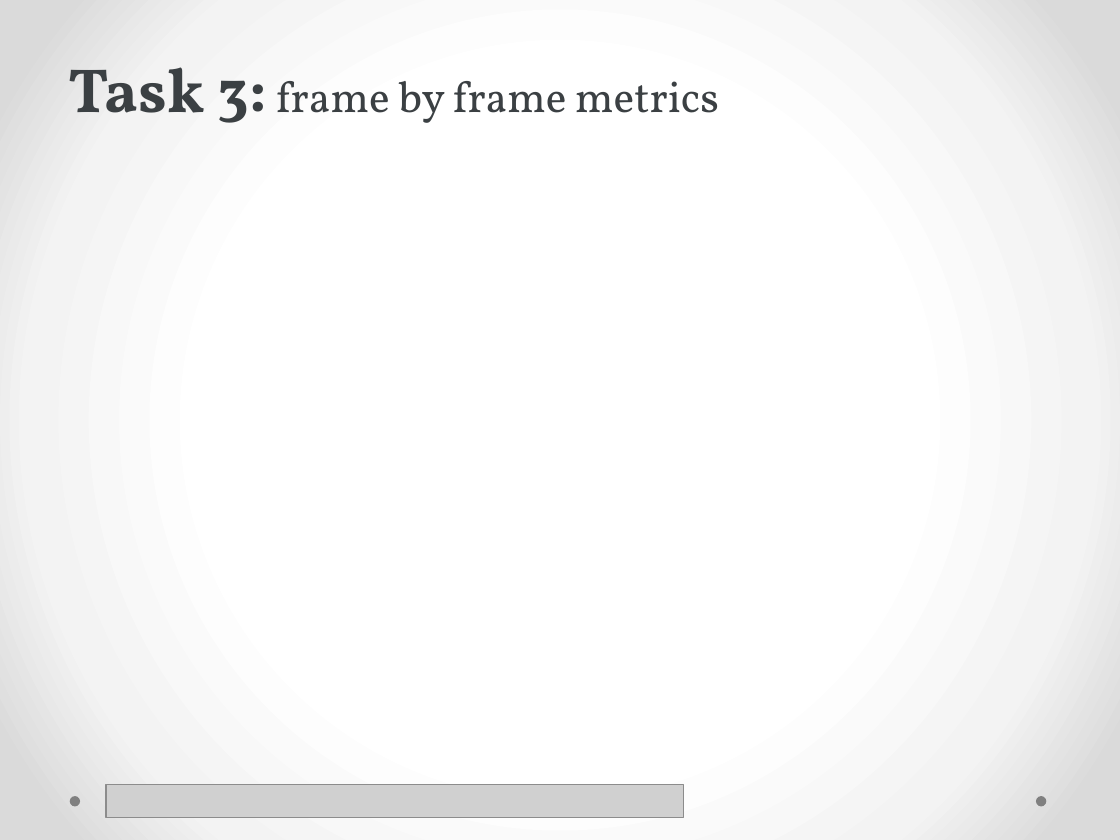
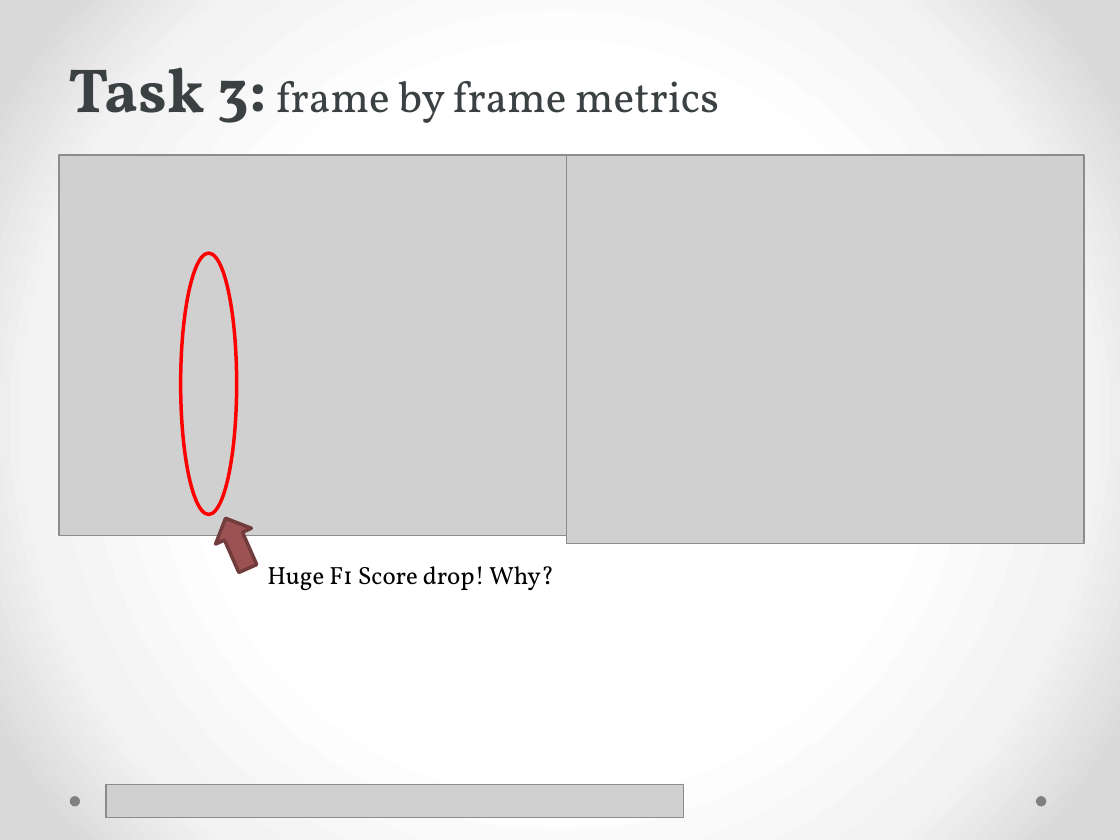
Before and after one commit to mcv-m6-video/mcv-m4-2016-Team4, a slide deck: slide 5 of block1/doc/SlidesB1.pptx. Drawn at 1120x840 pixels with LibreOffice and Linux fonts; fonts in the diff are those of the drawing; grey boxes stand for pictures. Boxes give left, top, right and bottom in pixels: in the first picture for what was removed or moved away, otherwise in the second. Text is boxed around its words. In the diff, an @@ line names an element or a change of style, - is before the commit and + after.

Commit message:
Slide task 3 in construction.

```diff
--- a/block1/doc/SlidesB1.pptx
+++ b/block1/doc/SlidesB1.pptx
@@ picture added at (x1=59, y1=155, x2=567, y2=535) @@
@@ picture added at (x1=567, y1=155, x2=1084, y2=543) @@
@@ ellipse added at (x1=180, y1=253, x2=236, y2=514), outline #FF0000 2.25 pt @@
@@ right arrow added at (x1=208, y1=511, x2=266, y2=577), fill #9C5252, outline #733D3D 2.25 pt @@
@@ text added at (x1=267, y1=566, x2=554, y2=590), 16 pt, text #000000 @@
+Huge F1 Score drop! Why?
```
